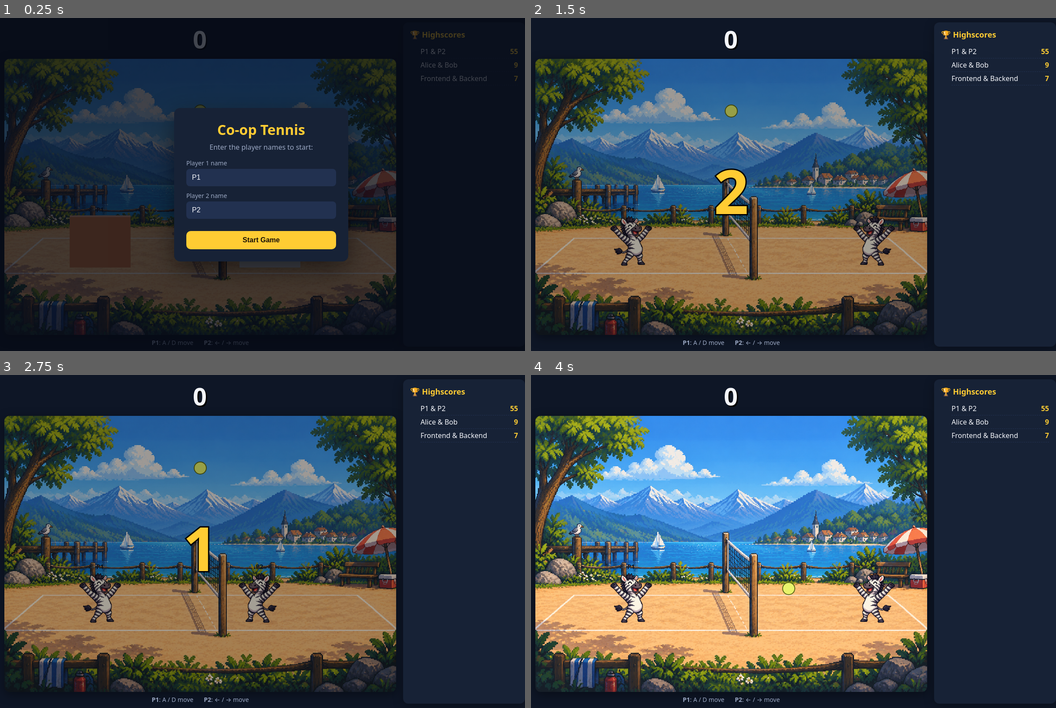
Above: before the commit, frames 1-4 (two rows, left to right).
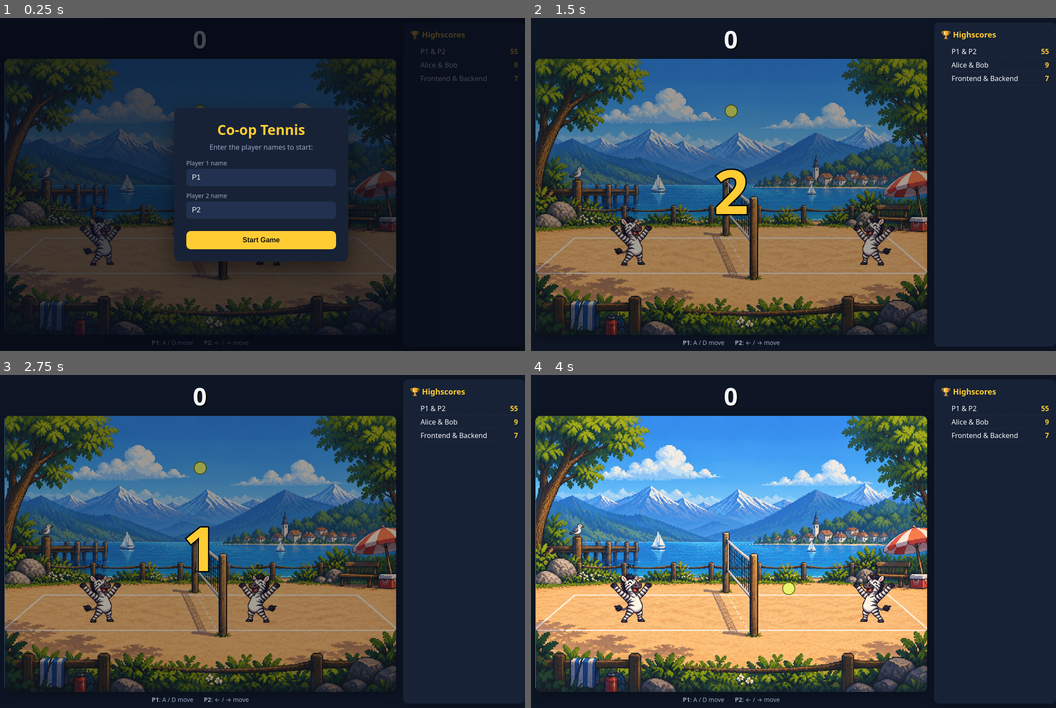
Above: after the commit, the same moments.

Repository: jobcloud/future-day-frontend-vs-backend-game
Game: browser game, page index.html
The game is run twice, just before and just after one commit, with the same random seed, the same clock (stepped at 60 frames per second) and the same inputs.
Inputs:
- Up to frame 1 (0.25 s): no input
- Up to frame 2 (1.5 s): click "Start Game" at 0.27 s; hold Right from 1.03 s (still down)
- Up to frame 3 (2.75 s): release Right at 1.53 s; hold Down 1.58-1.85 s; hold Left 1.9-2.47 s; hold Up from 2.52 s (still down)
- Up to frame 4 (4 s): release Up at 2.82 s; hold Right 2.87-3.53 s; hold Up 3.58-3.82 s; hold Left from 3.87 s (still down)

The runs differ from the first frame. In frame 1, 1.2% of the frame differs, in the area x 0-76%, y 12-94%; in frame 2, 2.4%; in frame 3, 2.4%; in frame 4, 3.9%, in the area x 0-76%, y 12-96%.

Commit message:
refactor

Diff:
--- a/gameplay.js
+++ b/gameplay.js
@@ -26,11 +26,6 @@
 const SCHLAG_ZUFALL = 0.2;
 
 // --- Kleine Spielfunktionen --------------------------------------
-
-// Wähle einen zufälligen Faktor nahe bei 1, z. B. 0.9 - 1.1 bei menge = 0.1.
-function zufallsFaktor(menge) {
-  return 1 + (Math.random() * 2 - 1) * menge;
-}
 
 // Bewege einen Spieler. richtung ist -1 (links) oder +1 (rechts).
 function bewegeSpieler(spieler, richtung) {
@@ -70,6 +65,11 @@
   if (ball.vy < -MAX_BALL_TEMPO) ball.vy = -MAX_BALL_TEMPO;
 }
 
+// Wähle einen zufälligen Faktor nahe bei 1, z. B. 0.9 - 1.1 bei menge = 0.1.
+function zufallsFaktor(menge) {
+  return 1 + (Math.random() * 2 - 1) * menge;
+}
+
 // --- Highscore-Funktionen --------------------------------------
 
 // Lade die Highscores vom Startzustand oder dem Backend.
--- a/src/main.js
+++ b/src/main.js
@@ -208,18 +208,20 @@
 }
 
 function startGame(name1, name2) {
-  state = createState(name1 || "P1", name2 || "P2");
-  state.countdownEndsAt = performance.now() + 3000;
-  state.initialBallVx = state.ball.vx;
-  state.ball.vx = 0;
-  state.ball.vy = 0;
-  hitCooldown = 30;
-  scoreEl.textContent = "0";
-  startModal.classList.add("hidden");
-  gameoverModal.classList.add("hidden");
-  draw(ctx, state);
-  running = true;
-  requestAnimationFrame(loop);
+  wennSpielerSpritesBereit(() => {
+    state = createState(name1 || "P1", name2 || "P2");
+    state.countdownEndsAt = performance.now() + 3000;
+    state.initialBallVx = state.ball.vx;
+    state.ball.vx = 0;
+    state.ball.vy = 0;
+    hitCooldown = 30;
+    scoreEl.textContent = "0";
+    startModal.classList.add("hidden");
+    gameoverModal.classList.add("hidden");
+    draw(ctx, state);
+    running = true;
+    requestAnimationFrame(loop);
+  });
 }
 
 function endGame() {
@@ -234,33 +236,35 @@
 
 highscoreLaden();
 renderHighscores(highscoreListEl);
-draw(ctx, {
-  width: WIDTH,
-  height: HEIGHT,
-  groundY: GROUND_Y,
-  netX: NET_X,
-  netHeight: NET_HEIGHT,
-  players: [
-    {
-      seite: "links",
-      name: "P1",
-      x: 150,
-      y: PLAYER1_Y,
-      width: PLAYER1_W,
-      height: PLAYER1_H,
-      color: "#e07a3a",
-    },
-    {
-      seite: "rechts",
-      name: "P2",
-      x: WIDTH - 220 - PLAYER1_W,
-      y: PLAYER1_Y,
-      width: PLAYER1_W,
-      height: PLAYER1_H,
-      color: "#f0f0f0",
-    },
-  ],
-  ball: { x: WIDTH / 2, y: 120, radius: BALL_RADIUS },
+wennSpielerSpritesBereit(() => {
+  draw(ctx, {
+    width: WIDTH,
+    height: HEIGHT,
+    groundY: GROUND_Y,
+    netX: NET_X,
+    netHeight: NET_HEIGHT,
+    players: [
+      {
+        seite: "links",
+        name: "P1",
+        x: 150,
+        y: PLAYER1_Y,
+        width: PLAYER1_W,
+        height: PLAYER1_H,
+        color: "#e07a3a",
+      },
+      {
+        seite: "rechts",
+        name: "P2",
+        x: WIDTH - 220 - PLAYER1_W,
+        y: PLAYER1_Y,
+        width: PLAYER1_W,
+        height: PLAYER1_H,
+        color: "#f0f0f0",
+      },
+    ],
+    ball: { x: WIDTH / 2, y: 120, radius: BALL_RADIUS },
+  });
 });
 
 startBtn.addEventListener("click", () => {
--- a/src/render.js
+++ b/src/render.js
@@ -1,18 +1,110 @@
 // Simple 2D renderer using canvas. Draws court, net, players (boxes) and ball (sphere).
 
-const player1Sprite = new Image();
+const BILD_ENDUNGEN = ["png", "jpeg", "jpg", "webp", "gif"];
+
+let player1Sprite = null;
 let player1SpriteReady = false;
-player1Sprite.onload = () => {
-  player1SpriteReady = true;
-};
-player1Sprite.src = "player1.png";
+let player1SpriteDone = false;
 
-const player2Sprite = new Image();
+let player2Sprite = null;
 let player2SpriteReady = false;
-player2Sprite.onload = () => {
-  player2SpriteReady = true;
-};
-player2Sprite.src = "player2.png";
+let player2SpriteDone = false;
+
+let hintergrundBildDone = false;
+
+const spriteReadyCallbacks = [];
+
+function ladeErstesBild(stammname, endungen, beiErfolg, beiFertig) {
+  let index = 0;
+
+  function versucheNaechstes() {
+    if (index >= endungen.length) {
+      beiFertig(null, null);
+      return;
+    }
+
+    const endung = endungen[index++];
+    const dateiName = `${stammname}.${endung}`;
+    const bild = new Image();
+
+    bild.onload = () => {
+      beiErfolg(bild, dateiName);
+      beiFertig(bild, dateiName);
+    };
+
+    bild.onerror = () => {
+      versucheNaechstes();
+    };
+
+    bild.src = dateiName;
+  }
+
+  versucheNaechstes();
+}
+
+function alleBilderFertig() {
+  return player1SpriteDone && player2SpriteDone && hintergrundBildDone;
+}
+
+function flushSpriteReadyCallbacks() {
+  if (!alleBilderFertig()) return;
+  while (spriteReadyCallbacks.length > 0) {
+    const callback = spriteReadyCallbacks.shift();
+    callback();
+  }
+}
+
+function wennSpielerSpritesBereit(callback) {
+  if (alleBilderFertig()) {
+    callback();
+    return;
+  }
+  spriteReadyCallbacks.push(callback);
+}
+
+ladeErstesBild(
+  "player1",
+  BILD_ENDUNGEN,
+  (bild) => {
+    player1Sprite = bild;
+    player1SpriteReady = true;
+  },
+  () => {
+    player1SpriteDone = true;
+    flushSpriteReadyCallbacks();
+  },
+);
+
+ladeErstesBild(
+  "player2",
+  BILD_ENDUNGEN,
+  (bild) => {
+    player2Sprite = bild;
+    player2SpriteReady = true;
+  },
+  () => {
+    player2SpriteDone = true;
+    flushSpriteReadyCallbacks();
+  },
+);
+
+ladeErstesBild(
+  "hintergrund",
+  BILD_ENDUNGEN,
+  (_, dateiName) => {
+    const canvasElement = document.getElementById("game");
+    if (canvasElement) {
+      canvasElement.style.backgroundImage = `url("${dateiName}")`;
+      canvasElement.style.backgroundPosition = "center center";
+      canvasElement.style.backgroundRepeat = "no-repeat";
+      canvasElement.style.backgroundSize = "contain";
+    }
+  },
+  () => {
+    hintergrundBildDone = true;
+    flushSpriteReadyCallbacks();
+  },
+);
 
 function draw(ctx, state) {
   const { width, height, groundY, netX, netHeight, players, ball } = state;
--- a/src/styles.css
+++ b/src/styles.css
@@ -57,7 +57,7 @@
 }
 
 canvas {
-  background: url("../hintergrund.png") center center / cover no-repeat;
+  background: #5f8dc0;
   border-radius: 12px;
   box-shadow: 0 6px 24px rgba(0, 0, 0, 0.4);
   image-rendering: pixelated;
